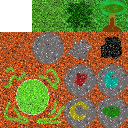
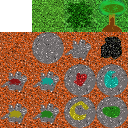
Comparing the layer stacks of the two 128×128 images. Changes:
removed layer "dirt copy #6" over [0, 64, 32, 96]
removed layer "dirt copy #5" over [32, 64, 64, 96]
removed layer "dirt copy #2" over [0, 96, 32, 128]
removed layer "dirt copy #1" over [32, 96, 66, 128]
added layer "greenrockmined" above "goldrockmined" over [32, 103, 60, 125]
added layer "goldrockmined" above "redrockmined" over [0, 103, 28, 125]
added layer "redrockmined" above "bluerockmined" over [0, 71, 28, 93]
added layer "bluerockmined" above "dirt03 copy #3" over [32, 71, 60, 93]
added layer "dirt03 copy #3" above "dirt03 copy #2" over [0, 64, 32, 96]
added layer "dirt03 copy #2" above "dirt03 copy #1" over [32, 64, 64, 96]
added layer "dirt03 copy #1" above "dirt03 copy" over [0, 96, 32, 128]
added layer "dirt03 copy" above "redrock" over [32, 96, 64, 128]
